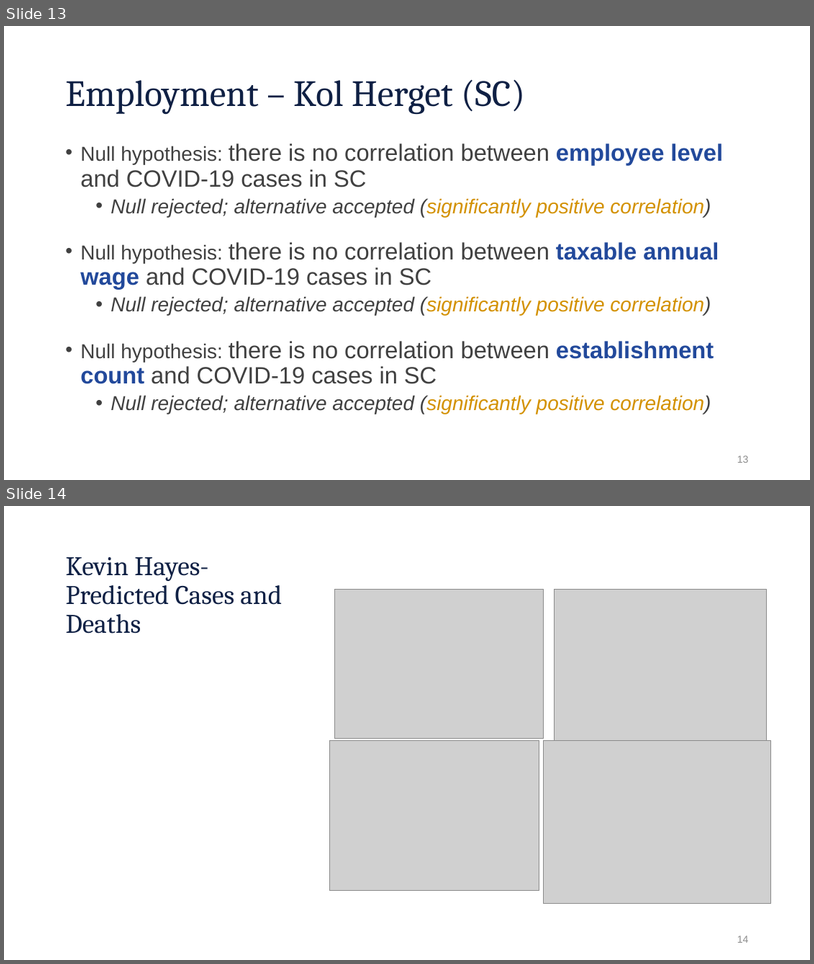
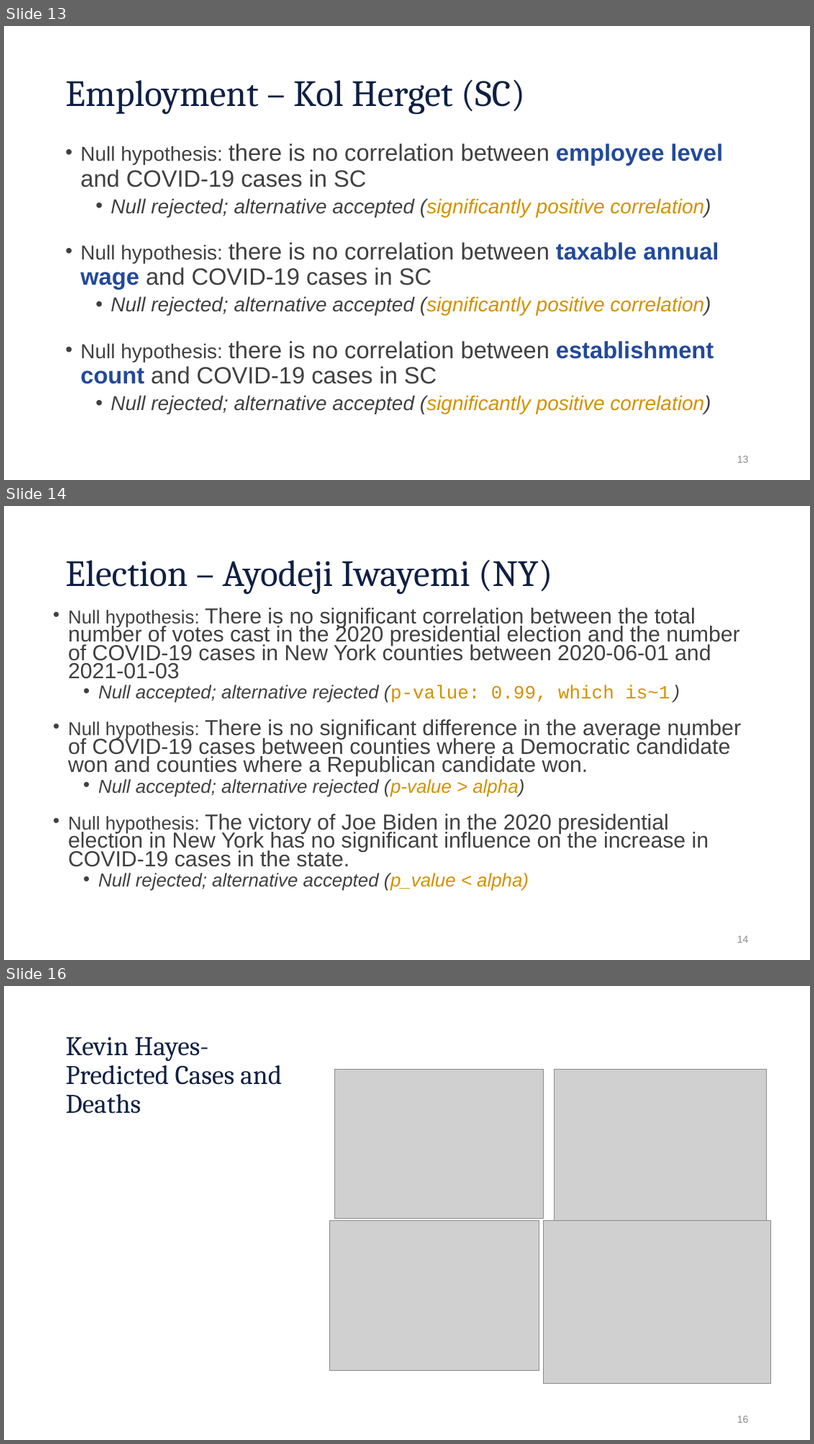
Before and after one commit to aiwayemi/Group-1, a slide deck: ProjPresentation.pptx. Shown one above the other, each under a label of ours: slides 13 and 14 before the commit, slides 13, 14 and 16 after it; the slides between them are not shown. The pictures are 814x964 and 814x1444 pixels, drawn with LibreOffice and Linux fonts; fonts in the diff are those of the drawing; grey boxes stand for pictures; background and template pictures are left out. Boxes give left, top, right and bottom in pixels: in the first picture for what was removed or moved away, otherwise in the second. Text is boxed around its words. In the diff, an @@ line names an element or a change of style, - is before the commit and + after.

```diff
--- a/ProjPresentation.pptx
+++ b/ProjPresentation.pptx
@@ slide 14 added at (x1=4, y1=506, x2=810, y2=960), background #FFFFFF @@
@@ title added at (x1=65, y1=559, x2=553, y2=594), 44 pt, text #0F2044 @@
+Election – Ayodeji Iwayemi (NY)
@@ text added at (x1=68, y1=608, x2=741, y2=890), 25.9 pt, text #404040 @@
+• Null hypothesis: There is no significant correlation between the total number of votes cast in the 2020 presidential election and the number of COVID-19 cases in New York counties between 2020-06-01 and 2021-01-03
+  • Null accepted; alternative rejected (p-value: 0.99, which is~1 )
+• Null hypothesis: There is no significant difference in the average number of COVID-19 cases between counties where a Democratic candidate won and counties where a Republican candidate won.
+  • Null accepted; alternative rejected (p-value > alpha)
+• Null hypothesis: The victory of Joe Biden in the 2020 presidential election in New York has no significant influence on the increase in COVID-19 cases in the state.
+  • Null rejected; alternative accepted (p_value < alpha)
@@ page number added at (x1=738, y1=935, x2=749, y2=942), 12 pt, text #8C8C8C @@
+14
@@ what was slide 14 is now slide 16 @@
@@ page number at (x1=738, y1=1415, x2=749, y2=1422): text changed @@
-14
+16
```
Also in this commit, not shown: 1 other slide added.
